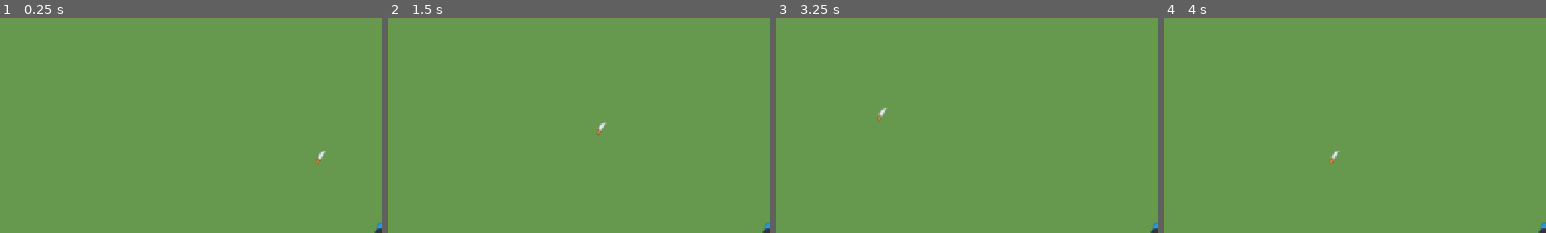
Above: before the commit, frames 1-4 (left to right).
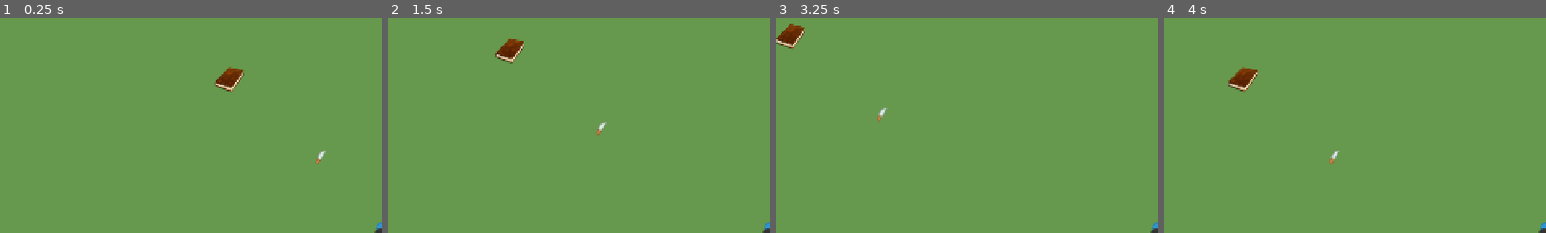
Above: after the commit, the same moments.

Repository: MysteryClasses/MysteryClasses
Game: Godot game, scene res://scenes/Main.tscn
The game is run twice, just before and just after one commit, with the same random seed, the same clock (stepped at 60 frames per second) and the same inputs.
Inputs:
- Up to frame 1 (0.25 s): no input
- Up to frame 2 (1.5 s): tap Enter at 0.5 s; hold D (move_right) 0.53-1.28 s; hold E (interact) 0.53-1.28 s; hold S (move_down) from 1.28 s (still down); tap E (interact) at 1.35 s
- Up to frame 3 (3.25 s): release S (move_down) at 2.03 s; hold D (move_right) 2.03-2.78 s; hold E (interact) 2.03-2.78 s; hold W (move_up) from 2.78 s (still down); tap E (interact) at 2.85 s
- Up to frame 4 (4 s): release W (move_up) at 3.53 s; hold A (move_left) from 3.53 s (still down); hold E (interact) from 3.53 s (still down)
The pictures show only the part of the screen within x 0-50%, y 0-50%; the shares and areas given below are measured in that part.

The runs differ from the first frame. In frame 1, 0.6% of the frame differs, in the area x 56-64%, y 22-35%; in frame 2, 0.5%; in frame 3, 0.5%; in frame 4, 0.6%, in the area x 16-25%, y 22-35%.

Commit message:
add textbook clue

Diff:
--- /dev/null
+++ b/scenes/entities/ClueTextbook.tscn
@@ -0,0 +1,34 @@
+[gd_scene format=3 uid="uid://cv6nwxugppydf"]
+
+[ext_resource type="Script" uid="uid://gsjfvxqxwo2b" path="res://scripts/ClueTextbook.gd" id="1_15anu"]
+[ext_resource type="Texture2D" uid="uid://0w56enxedykv" path="res://assets/textbook.png" id="2_15anu"]
+
+[sub_resource type="RectangleShape2D" id="RectangleShape2D_paper"]
+size = Vector2(64, 64)
+
+[sub_resource type="RectangleShape2D" id="RectangleShape2D_interaction"]
+size = Vector2(96, 96)
+
+[node name="Clue2Object" type="StaticBody2D" unique_id=866046392]
+script = ExtResource("1_15anu")
+
+[node name="TileSprite" type="Sprite2D" parent="." unique_id=1337442156]
+texture = ExtResource("2_15anu")
+
+[node name="CollisionShape2D" type="CollisionShape2D" parent="." unique_id=1207598858]
+shape = SubResource("RectangleShape2D_paper")
+
+[node name="InteractionArea" type="Area2D" parent="." unique_id=770561484]
+
+[node name="InteractionCollision" type="CollisionShape2D" parent="InteractionArea" unique_id=1428238254]
+shape = SubResource("RectangleShape2D_interaction")
+
+[node name="InteractionLabel" type="Label" parent="." unique_id=1549760158]
+visible = false
+modulate = Color(1, 1, 0, 1)
+offset_left = -48.0
+offset_top = -60.0
+offset_right = 48.0
+offset_bottom = -40.0
+text = "Press E to interact"
+horizontal_alignment = 1
--- a/scenes/environments/Campus.tscn
+++ b/scenes/environments/Campus.tscn
@@ -1,22 +1,25 @@
-[gd_scene load_steps=2 format=3 uid="uid://cqjdxuql2y38k"]
+[gd_scene format=3 uid="uid://cqjdxuql2y38k"]
 
 [ext_resource type="PackedScene" path="res://scenes/entities/Player.tscn" id="2_player"]
-[ext_resource type="PackedScene" path="res://scenes/entities/ClueObject_knife.tscn" id="3_clue"]
+[ext_resource type="PackedScene" uid="uid://bvj8kfv2xqmje" path="res://scenes/entities/ClueObject_knife.tscn" id="3_clue"]
+[ext_resource type="PackedScene" uid="uid://cv6nwxugppydf" path="res://scenes/entities/ClueTextbook.tscn" id="3_kdby3"]
 
-[node name="Campus" type="Node2D"]
+[node name="Campus" type="Node2D" unique_id=1218151489]
 
-[node name="Background" type="ColorRect" parent="."]
+[node name="Background" type="ColorRect" parent="." unique_id=134611230]
 offset_left = -500.0
 offset_top = -500.0
 offset_right = 1500.0
 offset_bottom = 1500.0
 color = Color(0.4, 0.6, 0.3, 1)
 
-[node name="Player" parent="." instance=ExtResource("2_player")]
+[node name="Player" parent="." unique_id=1472362224 instance=ExtResource("2_player")]
 position = Vector2(320, 320)
 
-[node name="Camera2D" type="Camera2D" parent="Player"]
+[node name="Camera2D" type="Camera2D" parent="Player" unique_id=199332052]
 zoom = Vector2(0.8, 0.8)
 
-[node name="Clue3Object" parent="." instance=ExtResource("3_clue")]
+[node name="Clue3Object" parent="." unique_id=1868197863 instance=ExtResource("3_clue")]
 position = Vector2(192, 160)
+
+[node name="Clue2Object" parent="." unique_id=866046392 instance=ExtResource("3_kdby3")]
--- /dev/null
+++ b/scenes/ui/Textbook.tscn
@@ -0,0 +1,80 @@
+[gd_scene format=3 uid="uid://dxitlurftey2v"]
+
+[ext_resource type="Script" uid="uid://c3kt1x7hhsarj" path="res://scripts/TextbookClue.gd" id="1_fvjui"]
+
+[node name="Control" type="Control" unique_id=1362117202]
+process_mode = 3
+layout_mode = 3
+anchors_preset = 15
+anchor_right = 1.0
+anchor_bottom = 1.0
+grow_horizontal = 2
+grow_vertical = 2
+script = ExtResource("1_fvjui")
+
+[node name="Background" type="ColorRect" parent="." unique_id=178517059]
+layout_mode = 1
+anchors_preset = 15
+anchor_right = 1.0
+anchor_bottom = 1.0
+grow_horizontal = 2
+grow_vertical = 2
+color = Color(0, 0, 0, 0.85)
+
+[node name="Panel" type="Panel" parent="." unique_id=1678304148]
+layout_mode = 1
+anchors_preset = 8
+anchor_left = 0.5
+anchor_top = 0.5
+anchor_right = 0.5
+anchor_bottom = 0.5
+offset_left = -400.0
+offset_top = -300.0
+offset_right = 400.0
+offset_bottom = 300.0
+grow_horizontal = 2
+grow_vertical = 2
+
+[node name="VBoxContainer" type="VBoxContainer" parent="Panel" unique_id=1261422234]
+layout_mode = 1
+anchors_preset = 15
+anchor_right = 1.0
+anchor_bottom = 1.0
+offset_left = 30.0
+offset_top = 30.0
+offset_right = -30.0
+offset_bottom = -30.0
+grow_horizontal = 2
+grow_vertical = 2
+
+[node name="RichTextLabel" type="RichTextLabel" parent="Panel/VBoxContainer" unique_id=112430549]
+layout_mode = 2
+text = "Up until 2005, Pluto was considered one of the nine planets of the solar system.
+In 2006, the IAU reclassified Pluto as a dwarf planet.
+
+It used to be 9 planets. Now it's..."
+fit_content = true
+
+[node name="HBoxContainer" type="HBoxContainer" parent="Panel/VBoxContainer" unique_id=1303903645]
+layout_mode = 2
+alignment = 1
+
+[node name="LineEdit" type="LineEdit" parent="Panel/VBoxContainer/HBoxContainer" unique_id=1691661553]
+custom_minimum_size = Vector2(60, 0)
+layout_mode = 2
+placeholder_text = "Guess the missing number"
+alignment = 1
+expand_to_text_length = true
+
+[node name="SubmitButton" type="Button" parent="Panel/VBoxContainer/HBoxContainer" unique_id=1569942316]
+layout_mode = 2
+text = "Submit"
+
+[node name="FeedbackLabel" type="Label" parent="Panel/VBoxContainer" unique_id=1759599977]
+layout_mode = 2
+theme_override_font_sizes/font_size = 16
+horizontal_alignment = 1
+
+[node name="CloseButton" type="Button" parent="Panel/VBoxContainer" unique_id=1636978246]
+layout_mode = 2
+text = "Close"
--- /dev/null
+++ b/scenes/ui/TextbookClue.tscn
@@ -0,0 +1,80 @@
+[gd_scene format=3 uid="uid://cp5wmde6m600d"]
+
+[ext_resource type="Script" uid="uid://c3kt1x7hhsarj" path="res://scripts/TextbookClue.gd" id="1_ooyf3"]
+
+[node name="Control" type="Control" unique_id=1362117202]
+process_mode = 3
+layout_mode = 3
+anchors_preset = 15
+anchor_right = 1.0
+anchor_bottom = 1.0
+grow_horizontal = 2
+grow_vertical = 2
+script = ExtResource("1_ooyf3")
+
+[node name="Background" type="ColorRect" parent="." unique_id=178517059]
+layout_mode = 1
+anchors_preset = 15
+anchor_right = 1.0
+anchor_bottom = 1.0
+grow_horizontal = 2
+grow_vertical = 2
+color = Color(0, 0, 0, 0.85)
+
+[node name="Panel" type="Panel" parent="." unique_id=1678304148]
+layout_mode = 1
+anchors_preset = 8
+anchor_left = 0.5
+anchor_top = 0.5
+anchor_right = 0.5
+anchor_bottom = 0.5
+offset_left = -400.0
+offset_top = -300.0
+offset_right = 400.0
+offset_bottom = 300.0
+grow_horizontal = 2
+grow_vertical = 2
+
+[node name="VBoxContainer" type="VBoxContainer" parent="Panel" unique_id=1261422234]
+layout_mode = 1
+anchors_preset = 15
+anchor_right = 1.0
+anchor_bottom = 1.0
+offset_left = 30.0
+offset_top = 30.0
+offset_right = -30.0
+offset_bottom = -30.0
+grow_horizontal = 2
+grow_vertical = 2
+
+[node name="ClueText" type="RichTextLabel" parent="Panel/VBoxContainer" unique_id=16351354]
+layout_mode = 2
+text = "Up until 2005, Pluto was considered one of the nine planets of the solar system.
+In 2006, the IAU reclassified Pluto as a dwarf planet.
+
+It used to be 9 planets. Now it's ..."
+fit_content = true
+
+[node name="HBoxContainer" type="HBoxContainer" parent="Panel/VBoxContainer" unique_id=1303903645]
+layout_mode = 2
+alignment = 1
+
+[node name="LineEdit" type="LineEdit" parent="Panel/VBoxContainer/HBoxContainer" unique_id=1691661553]
+custom_minimum_size = Vector2(60, 0)
+layout_mode = 2
+placeholder_text = "Guess the missing number"
+alignment = 1
+expand_to_text_length = true
+
+[node name="SubmitButton" type="Button" parent="Panel/VBoxContainer/HBoxContainer" unique_id=1569942316]
+layout_mode = 2
+text = "Submit"
+
+[node name="FeedbackLabel" type="Label" parent="Panel/VBoxContainer" unique_id=1759599977]
+layout_mode = 2
+theme_override_font_sizes/font_size = 16
+horizontal_alignment = 1
+
+[node name="CloseButton" type="Button" parent="Panel/VBoxContainer" unique_id=1636978246]
+layout_mode = 2
+text = "Close"
--- /dev/null
+++ b/scripts/ClueTextbook.gd
@@ -0,0 +1,37 @@
+extends StaticBody2D
+
+var player_in_range = false
+var ui_scene = preload("res://scenes/ui/TextbookClue.tscn") # your TextbookClue scene
+
+func _ready():
+	# Connect signals for the interaction area
+	$InteractionArea.body_entered.connect(_on_body_entered)
+	$InteractionArea.body_exited.connect(_on_body_exited)
+
+func _input(event):
+	# Only open clue if player is in range and presses interact
+	if player_in_range and event.is_action_pressed("interact"):
+		open_puzzle_ui()
+
+func _on_body_entered(body):
+	if body.name == "Player":
+		player_in_range = true
+		if $InteractionLabel:
+			$InteractionLabel.visible = true
+
+func _on_body_exited(body):
+	if body.name == "Player":
+		player_in_range = false
+		if $InteractionLabel:
+			$InteractionLabel.visible = false
+
+func open_puzzle_ui():
+	# Instantiate the TextbookClue scene
+	if not ui_scene:
+		print("Error: TextbookClue scene not loaded")
+		return
+
+	var ui_instance = ui_scene.instantiate()
+	get_tree().current_scene.add_child(ui_instance)
+	# Pause the game while the popup is open
+	get_tree().paused = true
--- /dev/null
+++ b/scripts/TextbookClue.gd
@@ -0,0 +1,51 @@
+extends Control
+
+# Nodes
+var input: LineEdit
+var feedback: Label
+var submit_button: Button
+var close_button: Button
+var clue_text: RichTextLabel
+
+const CORRECT_ANSWER := "8"  # Pluto clue
+
+func _ready():
+	# Get nodes safely
+	input = get_node_or_null("Panel/VBoxContainer/HBoxContainer/LineEdit")
+	feedback = get_node_or_null("Panel/VBoxContainer/FeedbackLabel")
+	submit_button = get_node_or_null("Panel/VBoxContainer/HBoxContainer/SubmitButton")
+	close_button = get_node_or_null("Panel/VBoxContainer/CloseButton")
+	clue_text = get_node_or_null("Panel/VBoxContainer/RichTextLabel")
+
+	# Connect buttons
+	if submit_button:
+		submit_button.pressed.connect(_on_submit_pressed)
+	if close_button:
+		close_button.pressed.connect(_on_close_pressed)
+
+func _on_submit_pressed():
+	if not input or not feedback:
+		print("Error: Input or feedback not found")
+		return
+
+	var answer := input.text.strip_edges()
+	if answer == CORRECT_ANSWER:
+		feedback.text = "Correct! The textbook confirms there are 8 planets."
+		feedback.modulate = Color(0.2, 0.8, 0.2)
+		await get_tree().create_timer(1.5).timeout
+		_close_clue()
+	else:
+		feedback.text = "That's not correct. Read the textbook carefully."
+		feedback.modulate = Color(0.8, 0.2, 0.2)
+		input.text = ""
+
+func _on_close_pressed():
+	_close_clue()
+
+func _close_clue():
+	get_tree().paused = false
+	queue_free()
+
+func _input(event):
+	if event.is_action_pressed("ui_cancel"):
+		_close_clue()
Binary file added: assets/textbook.png
Not shown, added: assets/textbook.png.import
